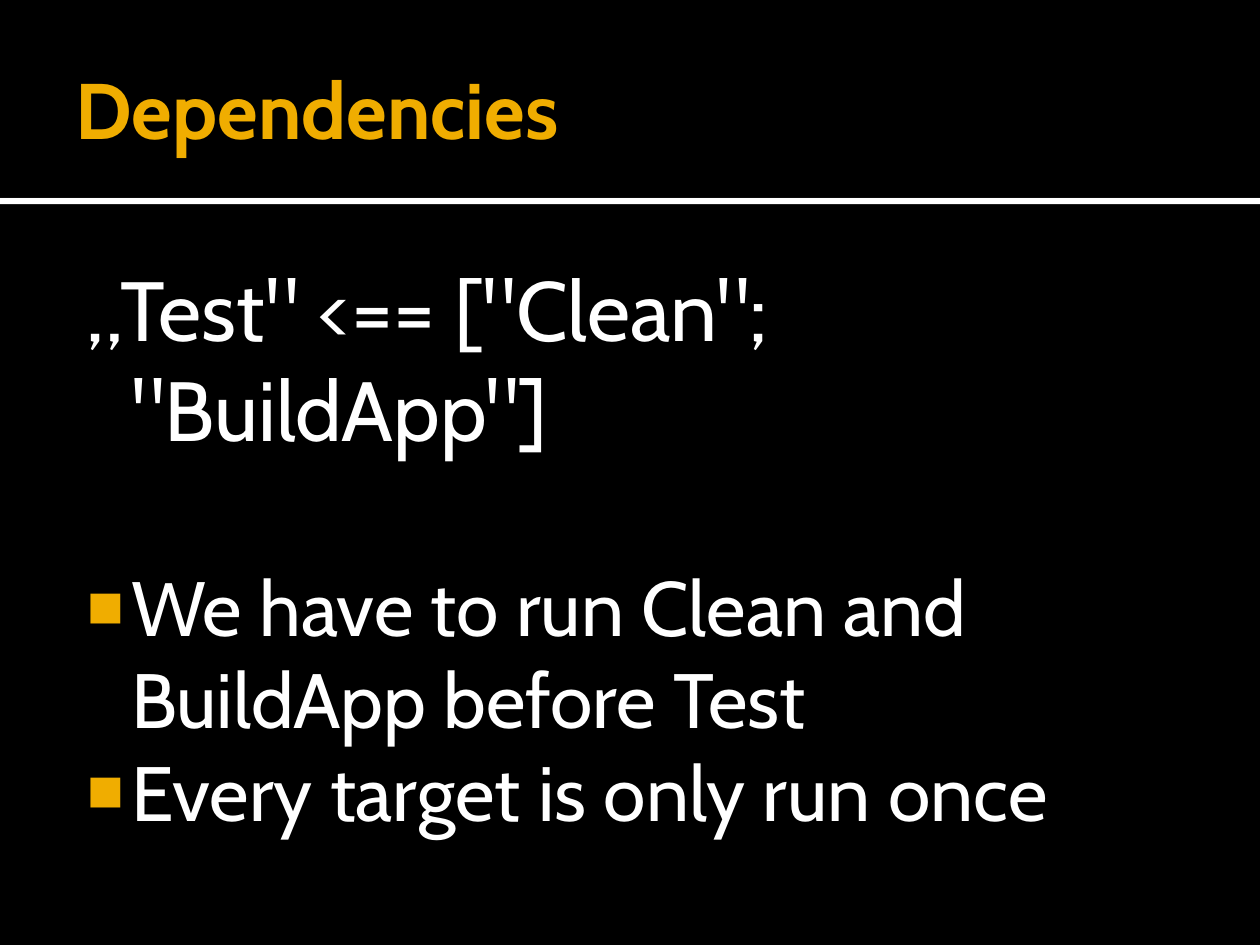
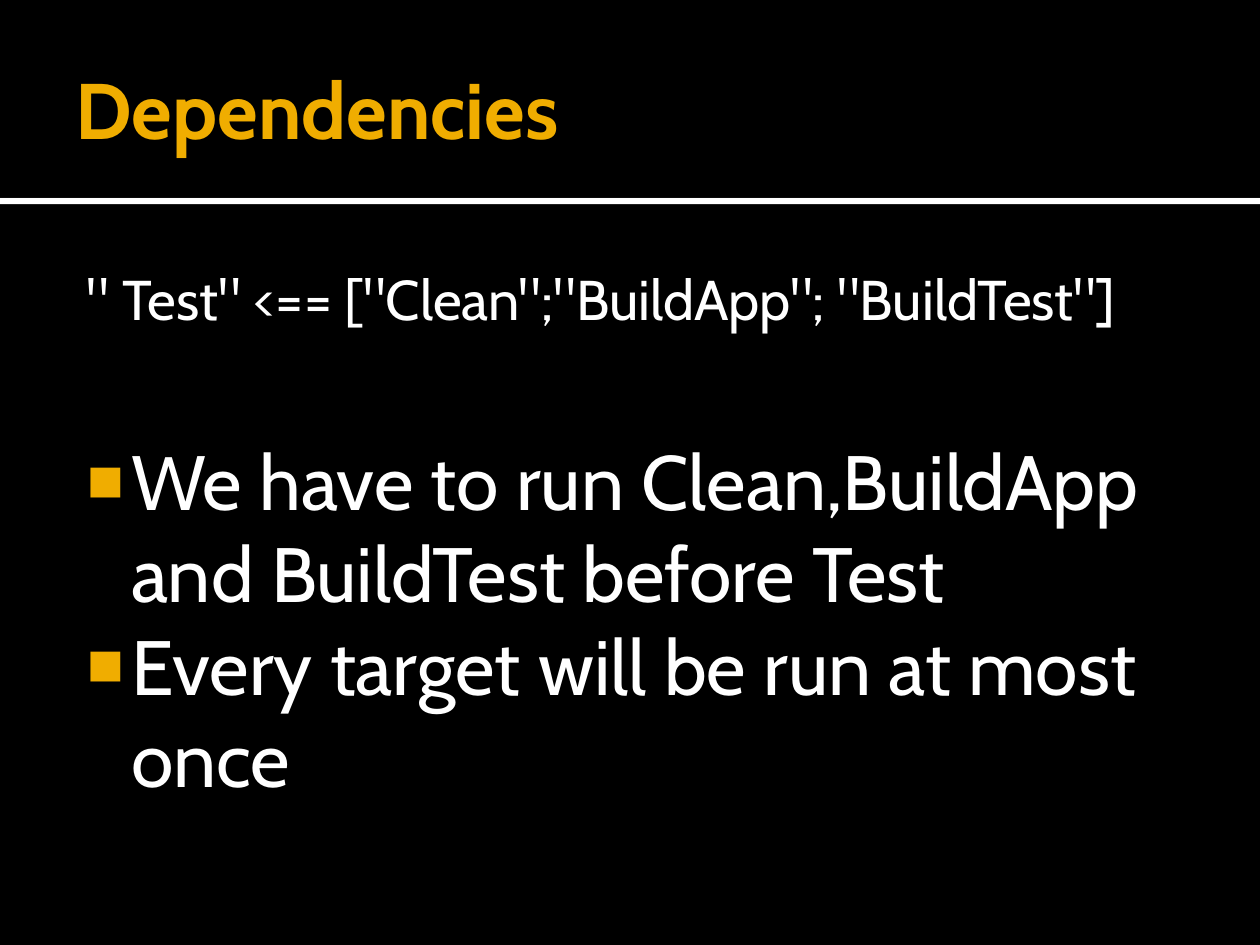
Before and after one commit to forki/TechEdTalk, a slide deck: slide 6 of Meeting.pptx (slide 7 before the commit). Drawn at 1260x945 pixels with LibreOffice and Linux fonts; fonts in the diff are those of the drawing. Boxes give left, top, right and bottom in pixels: in the first picture for what was removed or moved away, otherwise in the second. Text is boxed around its words. In the diff, an @@ line names an element or a change of style, - is before the commit and + after.

```diff
--- a/Meeting.pptx
+++ b/Meeting.pptx
@@ text at (122, 278, 1139, 788): text changed @@
-„Test" <== ["Clean"; "BuildApp"]
-■ We have to run Clean and BuildApp before Test
-■ Every target is only run once
+" Test" <== ["Clean";"BuildApp"; "BuildTest"]
+■ We have to run Clean,BuildApp and BuildTest before Test
+■ Every target will be run at most once
```
Also in this commit, not shown: 8 other slides changed, 6 slides added.
